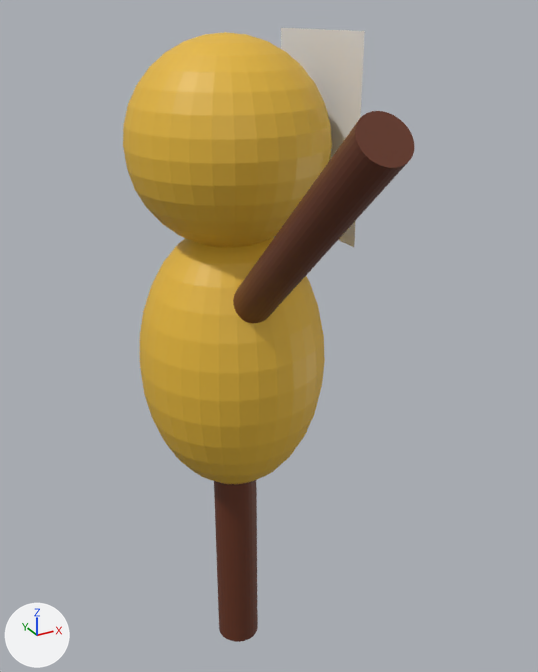
Before and after pictures for a commit that changed the Blender file VRRage-VR/assets/models/office/blendfiles/bossDummy.blend.
One viewpoint serves both versions: a camera (50 mm lens) standing at (-3.2, -6.64, 7.33) and looking at (0.42, -0.07, 4.04). The lights are fixed; the arrows at lower left show +X, +Y and +Z.

In view in the first picture: 'bossDummy-rigid'.
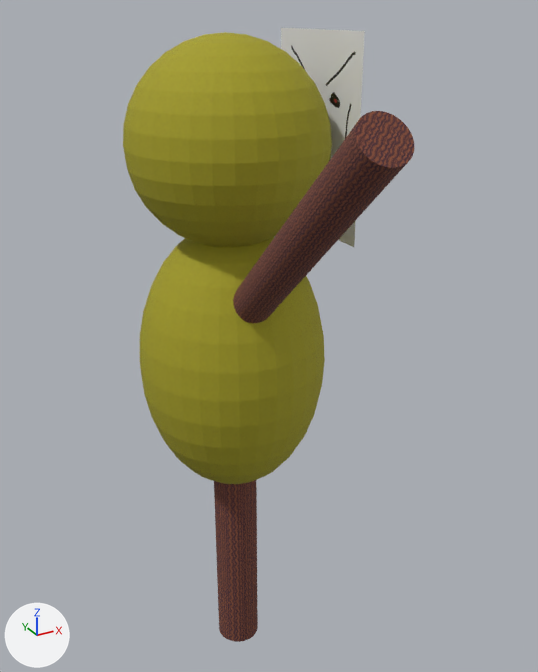
What differs and where, as boxes (x1, y1, x2, y2) in the pictures (538 x 672 px):
'bossDummy-rigid', surface changed
    both: (123, 32, 414, 642)

Diff of the bpy script that builds the scene:
```diff
--- a/VRRage-VR/assets/models/office/blendfiles/bossDummy.blend.py
+++ b/VRRage-VR/assets/models/office/blendfiles/bossDummy.blend.py
@@ img_bossface_png @@
+img_bossface_png = load_image('bossface.png', '../../../textures/bossface.png', 768, 1024, 'sRGB')
@@ img_straw_basecolor_png @@
+img_straw_basecolor_png = load_image('straw_basecolor.png', '../../../materials/straw/straw_basecolor.png', 1024, 1024, 'sRGB')
@@ mat_straw @@
 n0 = _N.new('ShaderNodeBsdfPrincipled'); n0.name = 'Principled BSDF'
-n0.inputs[0].default_value = (0.801, 0.485, 0.0432, 1.0)  # 'Base Color', yellow #e7b93b
+n0.inputs[2].default_value = 0.862  # 'Roughness'
 n1 = _N.new('ShaderNodeOutputMaterial'); n1.name = 'Material Output'
+n2 = _N.new('ShaderNodeTexImage'); n2.name = 'Image Texture'
+n2.image = img_straw_basecolor_png
+n3 = _N.new('ShaderNodeMapping'); n3.name = 'Mapping'
+n3.inputs[3].default_value = (10.0, 10.0, 10.0)  # 'Scale'
+n4 = _N.new('ShaderNodeTexCoord'); n4.name = 'Texture Coordinate'
 _L.new(n0.outputs[0], n1.inputs[0])  # 'BSDF' to 'Surface'
+_L.new(n2.outputs[0], n0.inputs[0])  # 'Color' to 'Base Color'
+_L.new(n3.outputs[0], n2.inputs[0])  # 'Vector' to 'Vector'
+_L.new(n4.outputs[2], n3.inputs[0])  # 'UV' to 'Vector'
@@ mat_paper @@
 mat_paper = principled_material('paper')
-mat_paper.base_color = (0.8, 0.8, 0.8)  # white #e7e7e7
+mat_paper.texture = img_bossface_png
```
